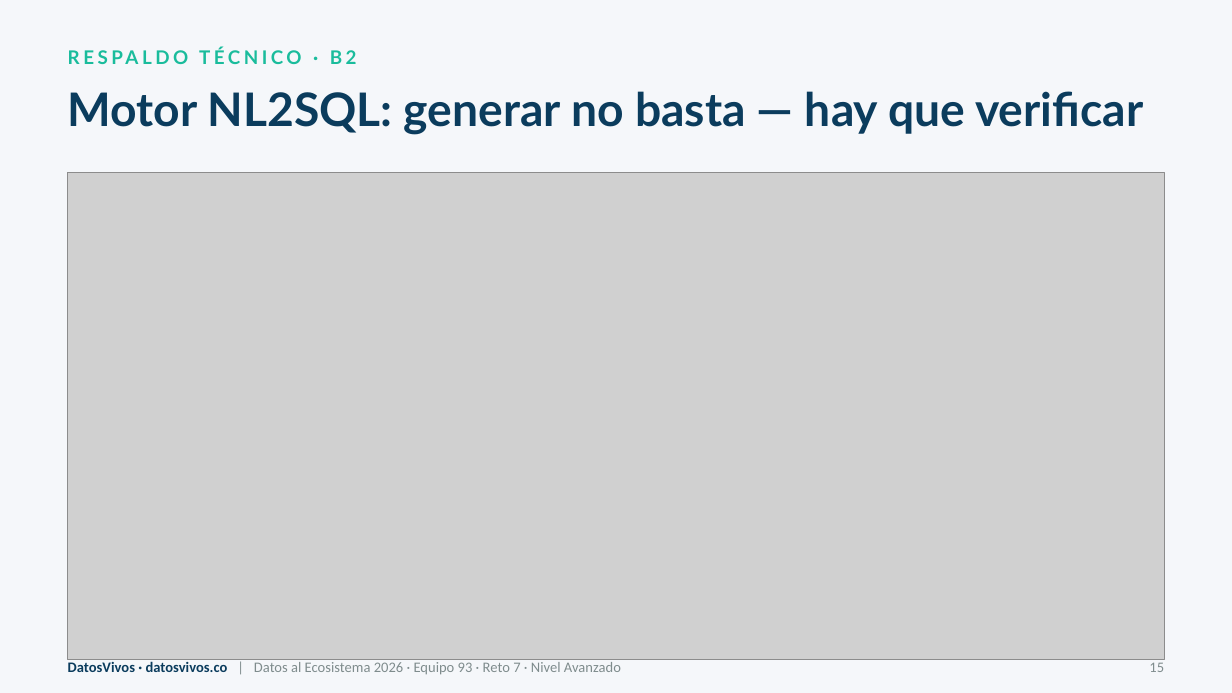
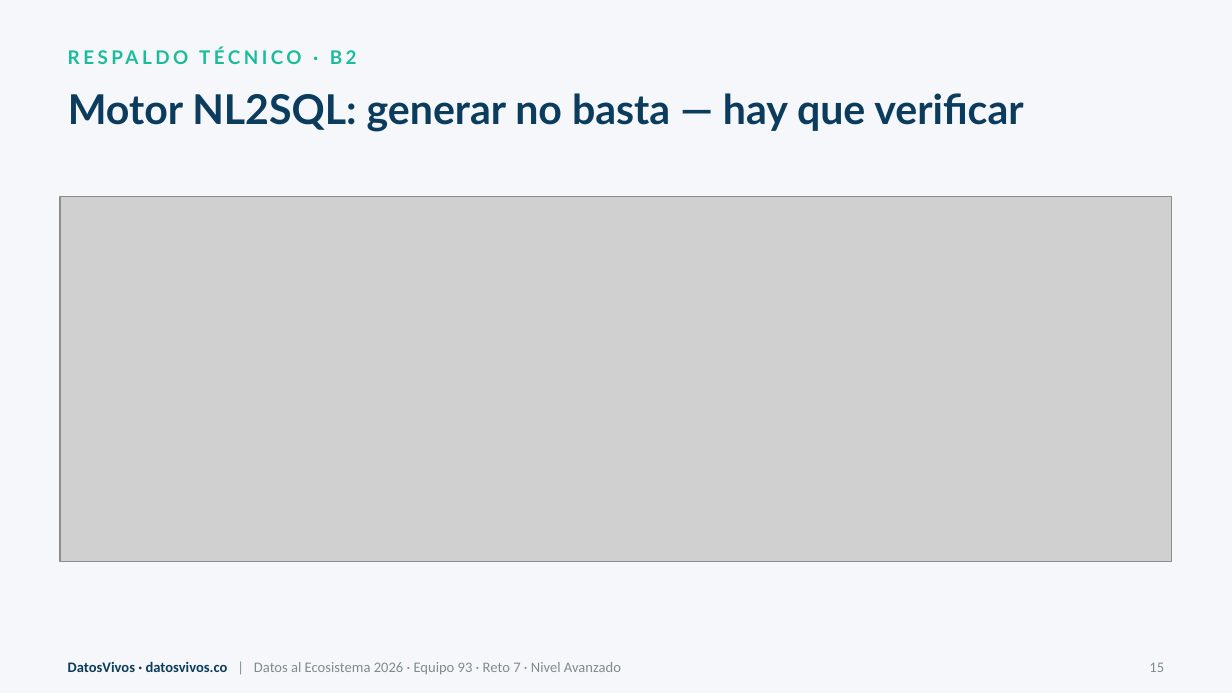
Before and after one commit to jsricop/DatosVivos, a slide deck: slide 16 of recursos/presentacion.pptx. Drawn at 1232x693 pixels with LibreOffice and Linux fonts; fonts in the diff are those of the drawing; grey boxes stand for pictures. Boxes give left, top, right and bottom in pixels: in the first picture for what was removed or moved away, otherwise in the second. Text is boxed around its words. In the diff, an @@ line names an element or a change of style, - is before the commit and + after.

```diff
--- a/recursos/presentacion.pptx
+++ b/recursos/presentacion.pptx
@@ text "Motor NL2SQL: generar no basta ..." at bbox=[68, 93, 1023, 132]: size 27 to 24 pt @@
@@ picture: place and size @@
-picture at bbox=[68, 172, 1164, 660]
+picture at bbox=[60, 196, 1172, 562]
```
Also in this commit, not shown: 11 other slides changed, 1 other file.
